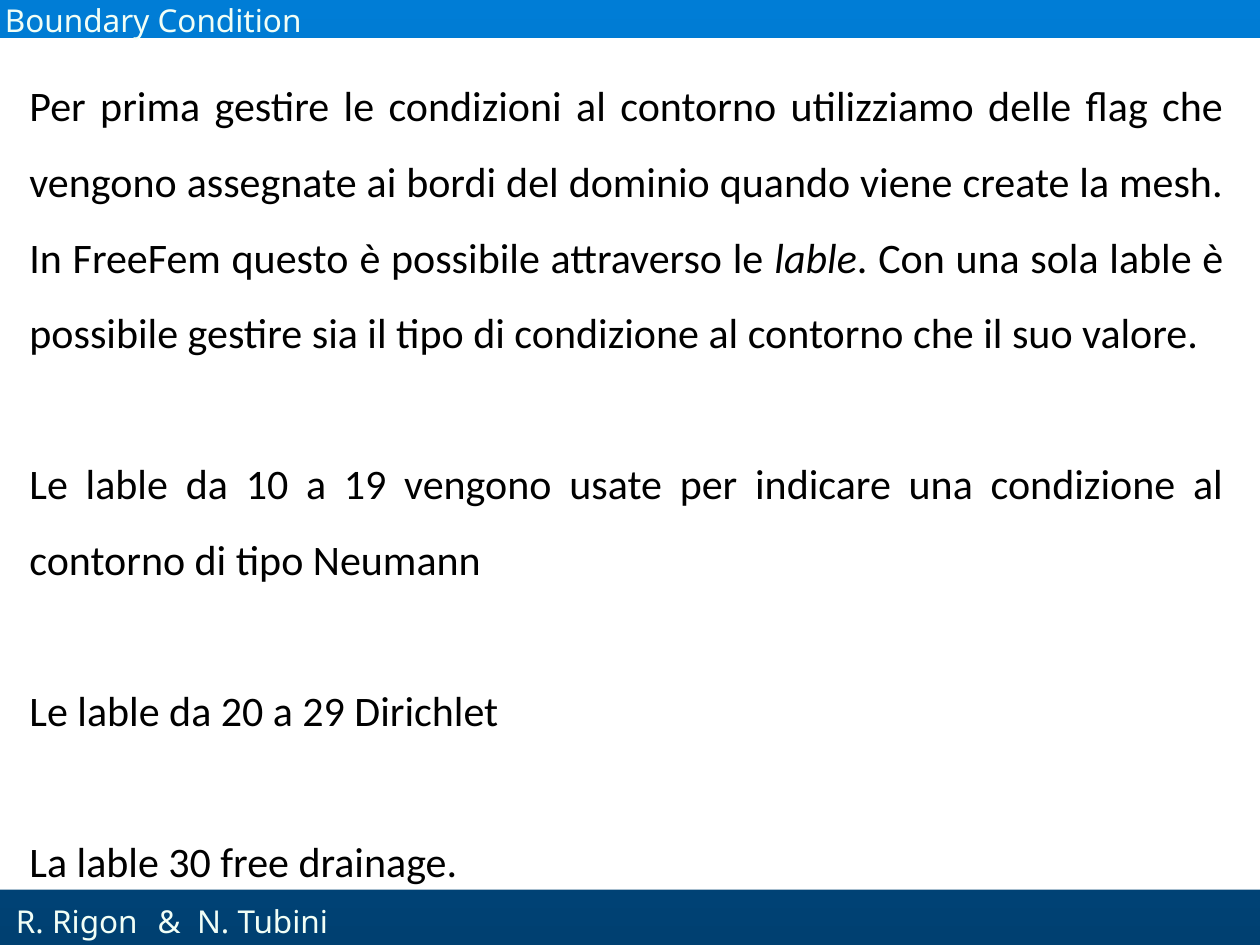
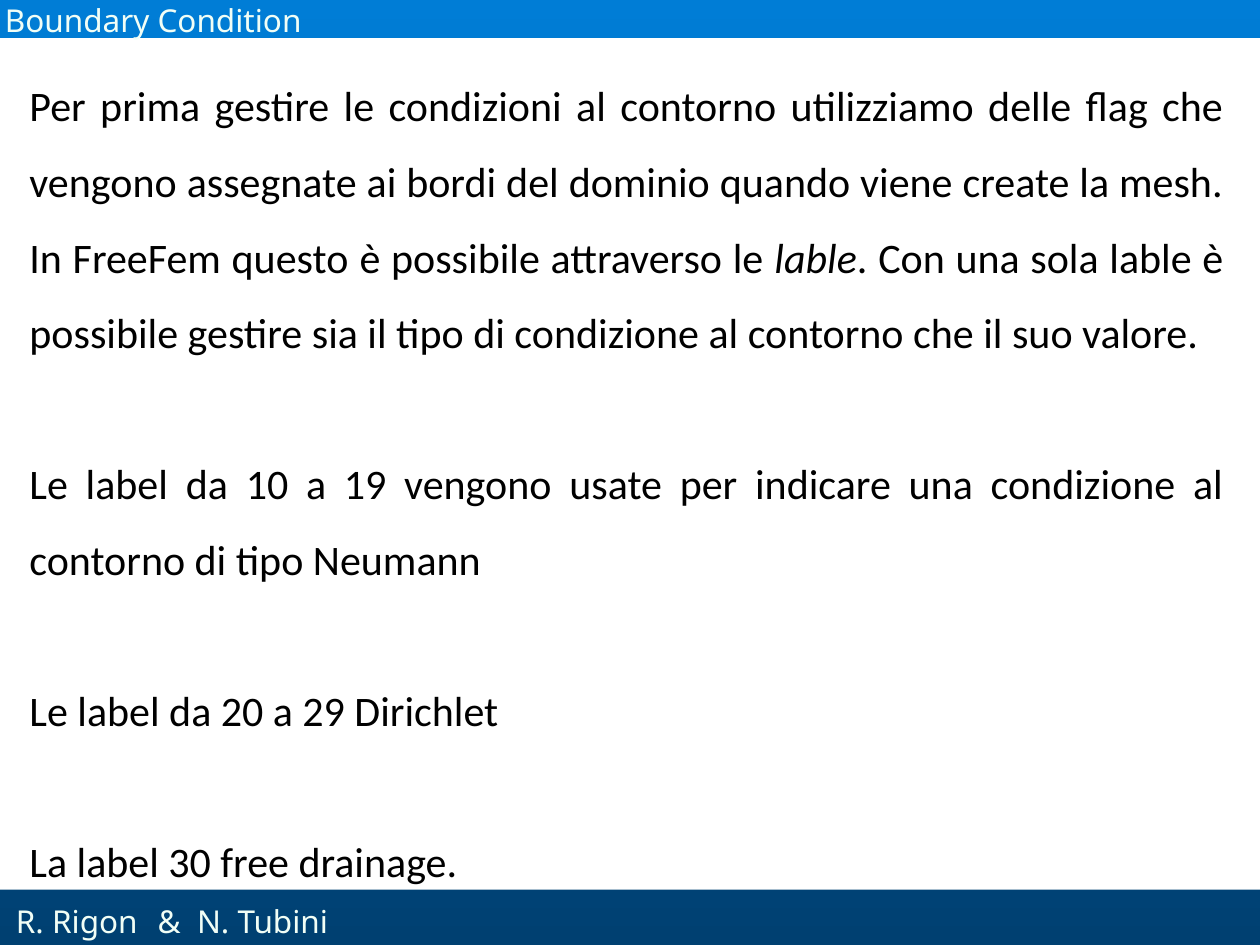
Before and after one commit to GEOframeOMSProjects/OMS_Project_Richards2D, a slide deck: slide 3 of docs/Richards2D.pptx. Drawn at 1260x945 pixels with LibreOffice and Linux fonts; fonts in the diff are those of the drawing; background and template pictures are left out. Boxes give left, top, right and bottom in pixels: in the first picture for what was removed or moved away, otherwise in the second. Text is boxed around its words. In the diff, an @@ line names an element or a change of style, - is before the commit and + after.

```diff
--- a/docs/Richards2D.pptx
+++ b/docs/Richards2D.pptx
@@ text at [29,469,1223,885]: text changed @@
-Le lable da 10 a 19 vengono usate per indicare una condizione al contorno di tipo Neumann
-Le lable da 20 a 29 Dirichlet
-La lable 30 free drainage.
+Le label da 10 a 19 vengono usate per indicare una condizione al contorno di tipo Neumann
+Le label da 20 a 29 Dirichlet
+La label 30 free drainage.
```
Also in this commit, not shown: 4 other slides changed, 7 slides added, 2 slides removed, 2 other files.
